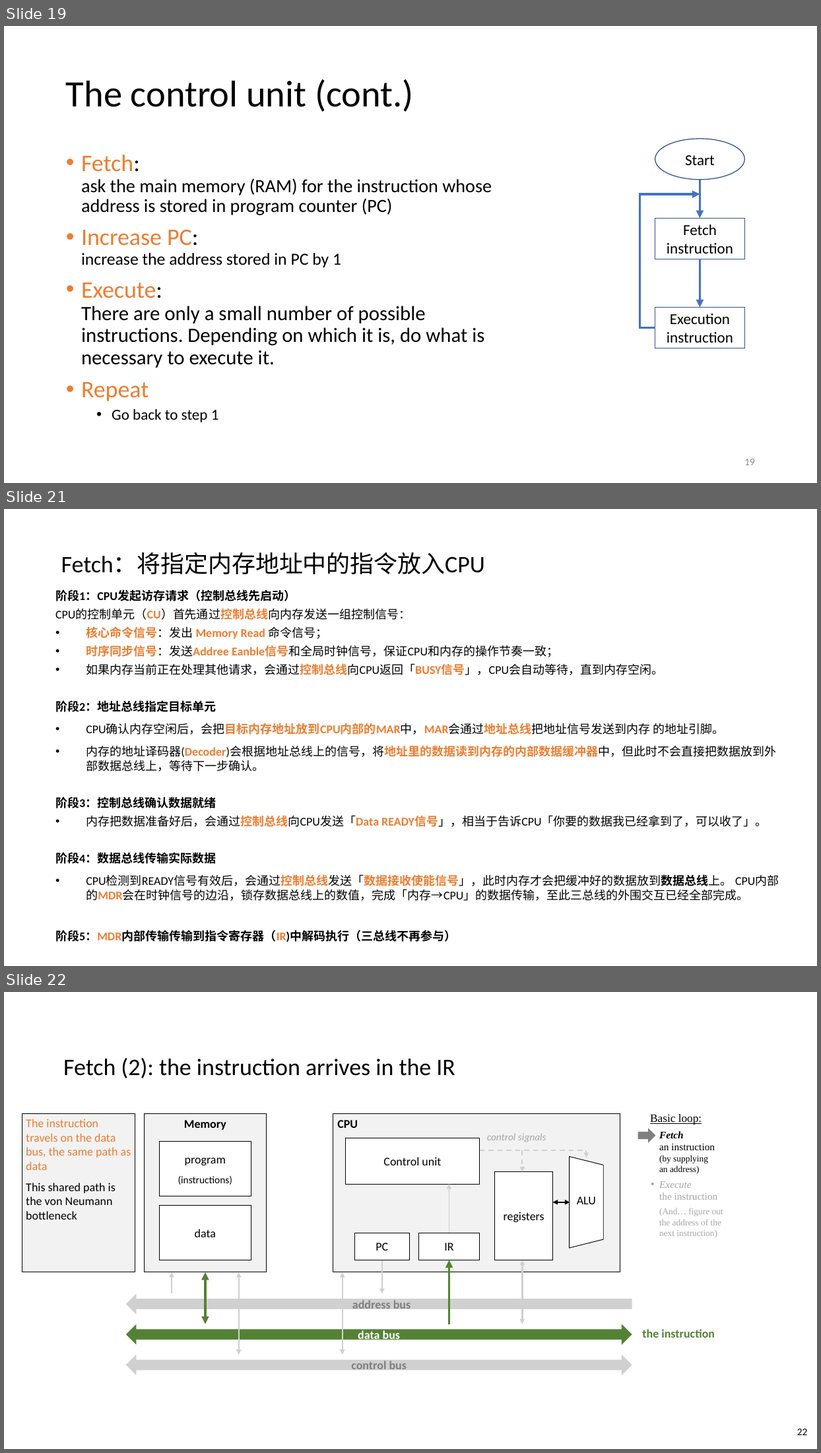
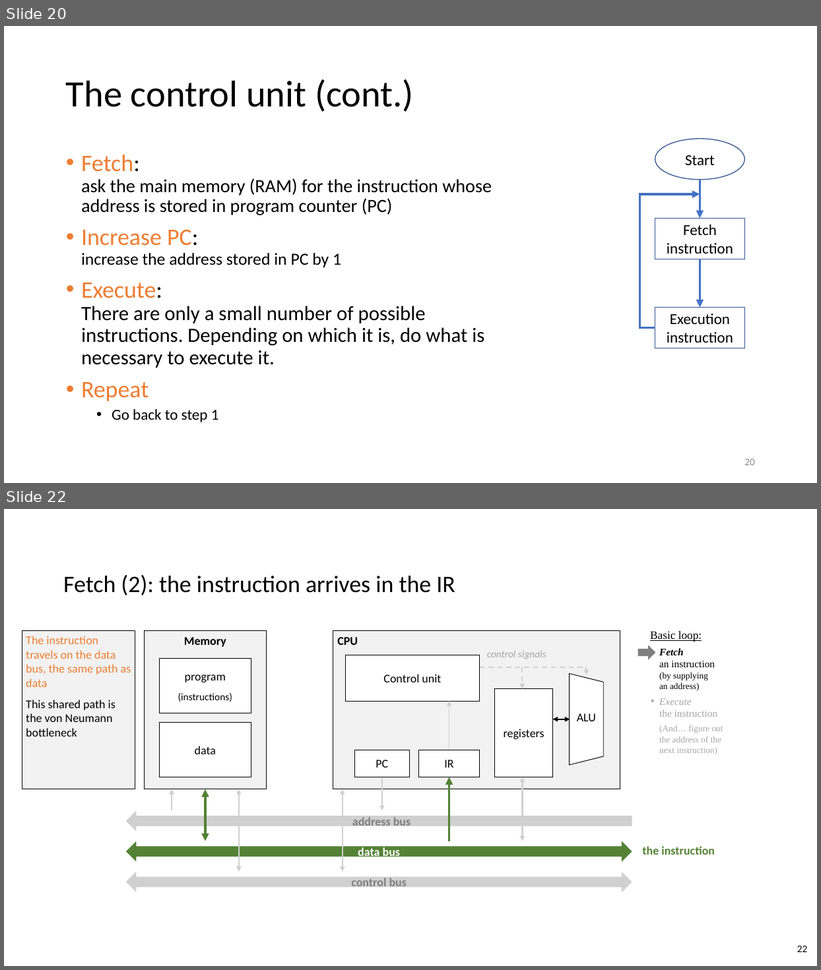
Before and after one commit to vcboy1/Leeds, a slide deck: 26fall/1860/Lecture/Week1.6/Lec_1.6.1_Architecture_and_Instruction_Sets.pptx. Shown one above the other, each under a label of ours: slides 19, 21 and 22 before the commit, slides 20 and 22 after it; the slides between them are not shown. The pictures are 821x1453 and 821x970 pixels, drawn with LibreOffice and Linux fonts; fonts in the diff are those of the drawing. Boxes give left, top, right and bottom in pixels: in the first picture for what was removed or moved away, otherwise in the second. Text is boxed around its words. In the diff, an @@ line names an element or a change of style, - is before the commit and + after.

```diff
--- a/26fall/1860/Lecture/Week1.6/Lec_1.6.1_Architecture_and_Instruction_Sets.pptx
+++ b/26fall/1860/Lecture/Week1.6/Lec_1.6.1_Architecture_and_Instruction_Sets.pptx
@@ slide 21 removed at (x1=4, y1=509, x2=817, y2=966), background #FFFFFF @@
@@ text removed at (x1=61, y1=553, x2=485, y2=574) @@
-Fetch：将指定内存地址中的指令放入CPU
@@ text removed at (x1=55, y1=590, x2=776, y2=943) @@
-阶段1：CPU发起访存请求（控制总线先启动）
-CPU的控制单元（CU）首先通过控制总线向内存发送一组控制信号：
-• 核心命令信号：发出 Memory Read 命令信号；
-• 时序同步信号：发送Addree Eanble信号和全局时钟信号，保证CPU和内存的操作节奏一致；
-• 如果内存当前正在处理其他请求，会通过控制总线向CPU返回「BUSY信号」，CPU会自动等待，直到内存空闲。
-阶段2：地址总线指定目标单元
-• CPU确认内存空闲后，会把目标内存地址放到CPU内部的MAR中，MAR会通过地址总线把地址信号发送到内存 的地址引脚。
-• 内存的地址译码器(Decoder)会根据地址总线上的信号，将地址里的数据读到内存的内部数据缓冲器中，但此时不会直接把数据放到外部数据总线上，等待下一步确认。
-阶段3：控制总线确认数据就绪
-• 内存把数据准备好后，会通过控制总线向CPU发送「Data READY信号」，相当于告诉CPU「你要的数据我已经拿到了，可以收了」。
-阶段4：数据总线传输实际数据
-• CPU检测到READY信号有效后，会通过控制总线发送「数据接收使能信号」，此时内存才会把缓冲好的数据放到数据总线上。 CPU内部的MDR会在时钟信号的边沿，锁存数据总线上的数值，完成「内存→CPU」的数据传输，至此三总线的外围交互已经全部完成。
-阶段5：MDR内部传输传输到指令寄存器（IR)中解码执行（三总线不再参与）
@@ what was slide 19 is now slide 20 @@
@@ page number at (x1=745, y1=459, x2=755, y2=466): text changed @@
-19
+20
```
Also in this commit, not shown: 8 slides changed, 1 slide added, 4 other files.
